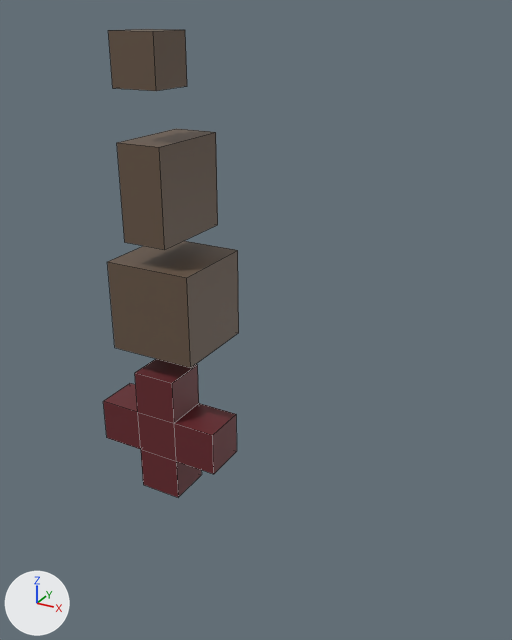
The Blender file assets/actors.blend: old version first, new version second.
Both versions are drawn from a 50 mm camera at (17.1, -22.8, 1.7) aimed at (4.0, 1.0, -10.1). Lighting does not change. The marker at lower left points along +X, +Y and +Z. The older version comes first. Mesh edges are drawn as thin lines.

Script lines for the objects in view, before the commit:
```python
me_meshstone1x2 = bpy.data.meshes.new('meshSTONE1x2')
me_meshstone1x2.from_pydata(...)  # a box spanning x -2.0..2.0, y -2.0..2.0, z -2.0..2.0
me_meshstone1x2.materials.append(mat_material)  # brown #675545
ob_cross = bpy.data.objects.new('CROSS', None)
ob_cross.location = (0.0, 1.0, -16.0)
ob_meshstone1x2 = bpy.data.objects.new('meshSTONE1x2', me_meshstone1x2)
ob_meshstone1x2.parent = ob_stone1x2
ob_meshstone1x2.location = (0.0, 0.0, 0.0)
ob_meshstone1x2.scale = (0.5, 1.0, 1.0)
ob_stone2x2 = bpy.data.objects.new('STONE2x2', None)
ob_stone2x2.location = (0.0, 1.0, -10.0)
# also in view: 'meshSTONE1x1' at (0.0, 0.0, 0.0); 'meshCROSS' at (0.0, 0.0, -16.0); 'meshSTONE2x2' at (0.0, 1.0, -10.0)
```
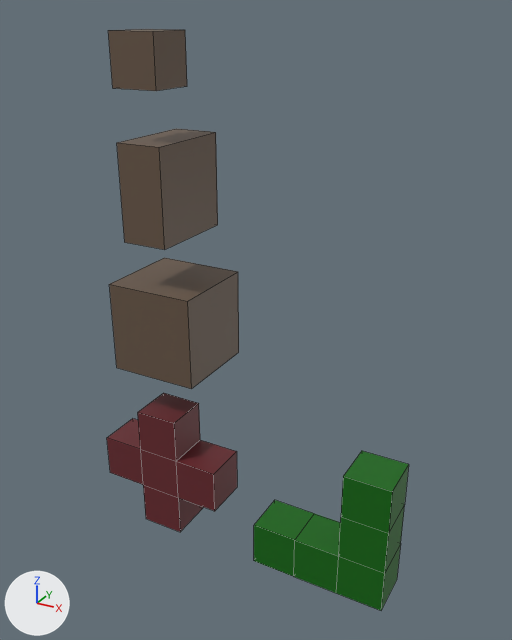
ob_stone2x2 is not drawn itself; it is the parent of ob_meshstone2x2.
ob_cross is not drawn itself; it is the parent of ob_meshcross.

What the commit changed:
Material 'MaterialEDGEBR3x3' (mat_materialedgebr3x3) is new.
Its base color is (0.0011, 0.136, 0.000738) (dark green #046702).
Mesh me_meshedgebr3x3 is new.
It has 24 vertices, 22 faces and spans x -3.0..3.0, y -2.0..0.0, z -3.0..3.0.
It uses material mat_materialedgebr3x3 (dark green #046702).
Object 'STONE2x2' (ob_stone2x2) moves from (0.0, 1.0, -10.0) to (0.0, 1.0, -11.0).
Object 'CROSS' (ob_cross) moves from (0.0, 1.0, -16.0) to (0.0, 1.0, -18.0).
Object 'meshEDGEBR3x3' (ob_meshedgebr3x3) is new; it shows me_meshedgebr3x3.
Its parent is ob_edgebr3x3.
Its location is (0.0, 0.0, 0.0).
Object 'EDGEBR3x3' (ob_edgebr3x3) is new.
Its location is (8.0, 1.0, -18.0).

Location of each change, (x1, y1, x2, y2) in pixels of the pictures (512 x 640 px):
'meshSTONE2x2', moved
    before: (107, 241, 239, 368)
    after: (109, 258, 239, 389)
'meshCROSS', moved
    before: (103, 359, 237, 497)
    after: (107, 393, 237, 532)
'meshEDGEBR3x3', added (dark green)
    after: (254, 451, 409, 611)
